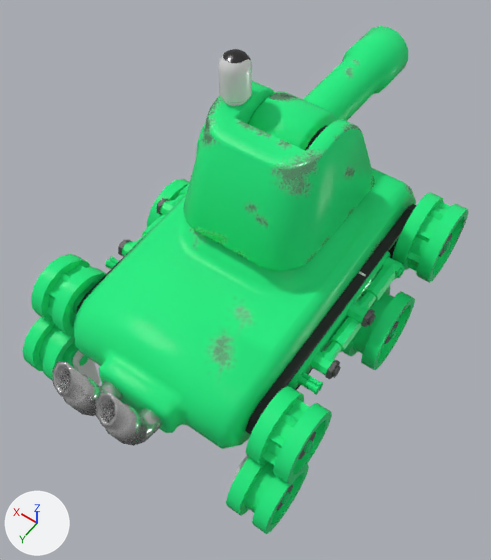
An edit to the Blender file blender/tank.blend, drawn before and after from the same camera.
Before and after are seen from a 50 mm lens placed at (-1.75, 2.54, 4.76), pointed at (-0.08, 0.2, 1.08). Arrows for +X, +Y and +Z are at lower left; the lights stay in place.

The first picture shows 'Barrel', 'Chassis', 'LeftFrontIdler', 'LeftFrontShockSlide', 'LeftRearDriver', 'LeftRearIdler', 'LeftRearShock', 'LeftRearShockSlide', 'RightDriveBelt', 'RightFrontDriver', 'RightFrontIdler', 'RightFrontShock', 'RightFrontShockSlide', 'RightRearDriver', 'RightRearIdler', 'RightRearShock', 'RightRearShockSlide', 'ScannerBody', 'Turret'.
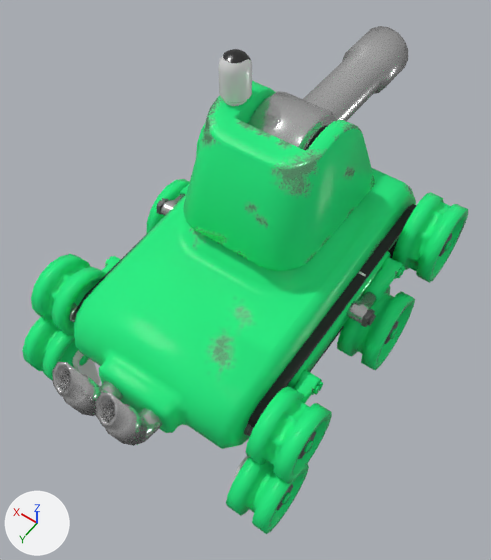
What the commit changed:
me_barrel has 176 vertices, 146 faces and spans x -0.2..0.2, y -1.34..0.3, z -0.3..0.3.
me_barrel no longer uses material mat_yellow.
me_barrel now uses material mat_shiny (light grey #c9c9c9).
me_leftfrontshockslide has 75 vertices, 76 faces, 2 loose edges and spans x -0.06..0.06, y 0.14..0.54, z -0.06..0.06.
me_leftfrontshockslide is used by ob_leftfrontshockslide; parent ob_leftfrontshock; location (0.82, -0.564, 0.985).
me_leftfrontshockslide no longer uses material mat_yellow.
me_leftfrontshockslide part 1: all faces are now shaded smooth (76 of 76 changed).
me_leftfrontshockslide now uses material mat_shiny (light grey #c9c9c9).
me_leftrearshockslide has 75 vertices, 76 faces, 2 loose edges and spans x -0.06..0.06, y 0.14..0.54, z -0.06..0.06.
me_leftrearshockslide no longer uses material mat_yellow.
me_leftrearshockslide now uses material mat_shiny (light grey #c9c9c9).
me_rightfrontshock has 67 vertices, 67 faces and spans x -0.06..0.06, y -0.06..0.31, z -0.06..0.06.
me_rightfrontshock is used by ob_rightfrontshock; parent ob_chassis; location (-0.82, -0.564, 0.985).
me_rightfrontshock part 2: all faces are now shaded smooth (67 of 67 changed).
me_rightfrontshockslide has 75 vertices, 76 faces, 2 loose edges and spans x -0.06..0.06, y 0.14..0.54, z -0.06..0.06.
me_rightfrontshockslide is used by ob_rightfrontshockslide; parent ob_rightfrontshock; location (-0.82, -0.564, 0.985).
me_rightfrontshockslide no longer uses material mat_yellow.
me_rightfrontshockslide part 3: all faces are now shaded smooth (76 of 76 changed).
me_rightfrontshockslide now uses material mat_shiny (light grey #c9c9c9).
me_rightrearshock has 67 vertices, 67 faces and spans x -0.06..0.06, y -0.06..0.31, z -0.06..0.06.
me_rightrearshock is used by ob_rightrearshock; parent ob_chassis; location (-0.82, -0.115, 0.925).
me_rightrearshock part 4: all faces are now shaded smooth (67 of 67 changed).
me_rightrearshockslide has 75 vertices, 76 faces, 2 loose edges and spans x -0.06..0.06, y 0.14..0.54, z -0.06..0.06.
me_rightrearshockslide is used by ob_rightrearshockslide; parent ob_rightrearshock; location (-0.82, -0.115, 0.925).
me_rightrearshockslide no longer uses material mat_yellow.
me_rightrearshockslide part 5: all faces are now shaded smooth (76 of 76 changed).
me_rightrearshockslide now uses material mat_shiny (light grey #c9c9c9).
Object 'LeftFrontIdler' (ob_leftfrontidler) loses its EDGE_SPLIT modifier named 'EdgeSplit'.
Object 'LeftRearIdler' (ob_leftrearidler) loses its EDGE_SPLIT modifier named 'EdgeSplit'.
Object 'LeftRearDriver' (ob_leftreardriver) loses its EDGE_SPLIT modifier named 'EdgeSplit'.
Object 'RightFrontIdler' (ob_rightfrontidler) loses its EDGE_SPLIT modifier named 'EdgeSplit'.
Object 'RightFrontDriver' (ob_rightfrontdriver) loses its EDGE_SPLIT modifier named 'EdgeSplit'.
Object 'RightRearIdler' (ob_rightrearidler) loses its EDGE_SPLIT modifier named 'EdgeSplit'.
Object 'RightRearDriver' (ob_rightreardriver) loses its EDGE_SPLIT modifier named 'EdgeSplit'.
Object 'LeftRearShock' (ob_leftrearshock) moves from (0.82, -0.115, 0.925) to (0.82, 0.535, 0.925).
Object 'RightRearShock' (ob_rightrearshock) moves from (-0.82, -0.115, 0.925) to (-0.82, 0.535, 0.925).

Location of each change, [x1, y1, x2, y2] in pixels of the pictures (491 x 560 px):
'Barrel', recoloured
    both: [248, 26, 408, 150]
'RightRearShock', shading changed, moved
    before: [329, 316, 362, 352]
    after: [294, 370, 322, 403]
'RightRearShockSlide', recoloured, shading changed, moved (not visible afterwards)
    before: [310, 341, 342, 376]
'RightFrontShockSlide', recoloured, shading changed
    both: [346, 292, 376, 324]
'LeftRearShock', moved
    before: [142, 214, 165, 236]
    after: [89, 256, 121, 290]
'RightRearSuspensionPin', moved
    before: [325, 360, 341, 379]
    after: [244, 424, 253, 436]
'LeftRearShockSlide', recoloured, moved
    before: [122, 234, 146, 256]
    after: [69, 302, 77, 322]
'LeftFrontShockSlide', recoloured, shading changed
    both: [160, 194, 185, 216]
'LeftRearSuspensionPin', moved
    before: [118, 239, 132, 256]
    after: [73, 311, 77, 320]
part 1 of me_leftfrontshockslide, shading changed
    both: [160, 194, 185, 215]
part 2 of me_rightfrontshock, shading changed
    both: [363, 257, 403, 303]
part 3 of me_rightfrontshockslide, shading changed
    both: [346, 292, 376, 323]
